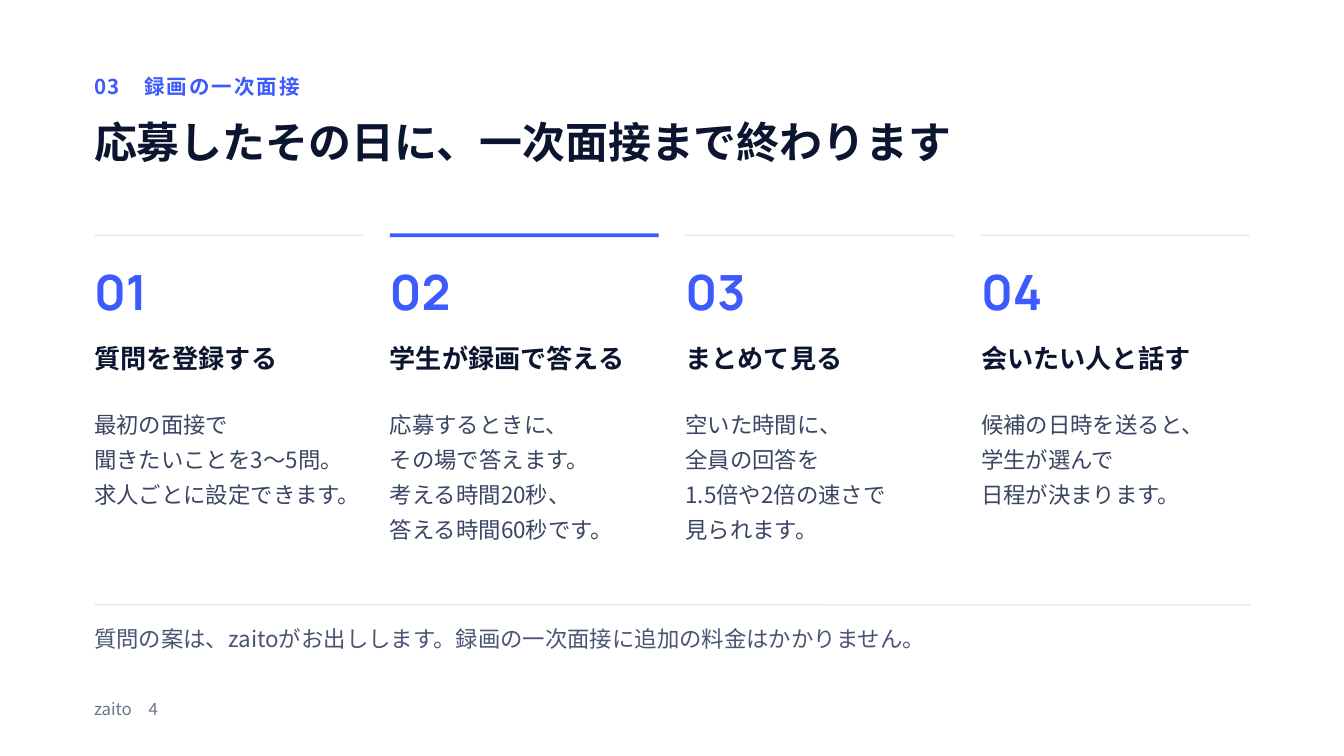
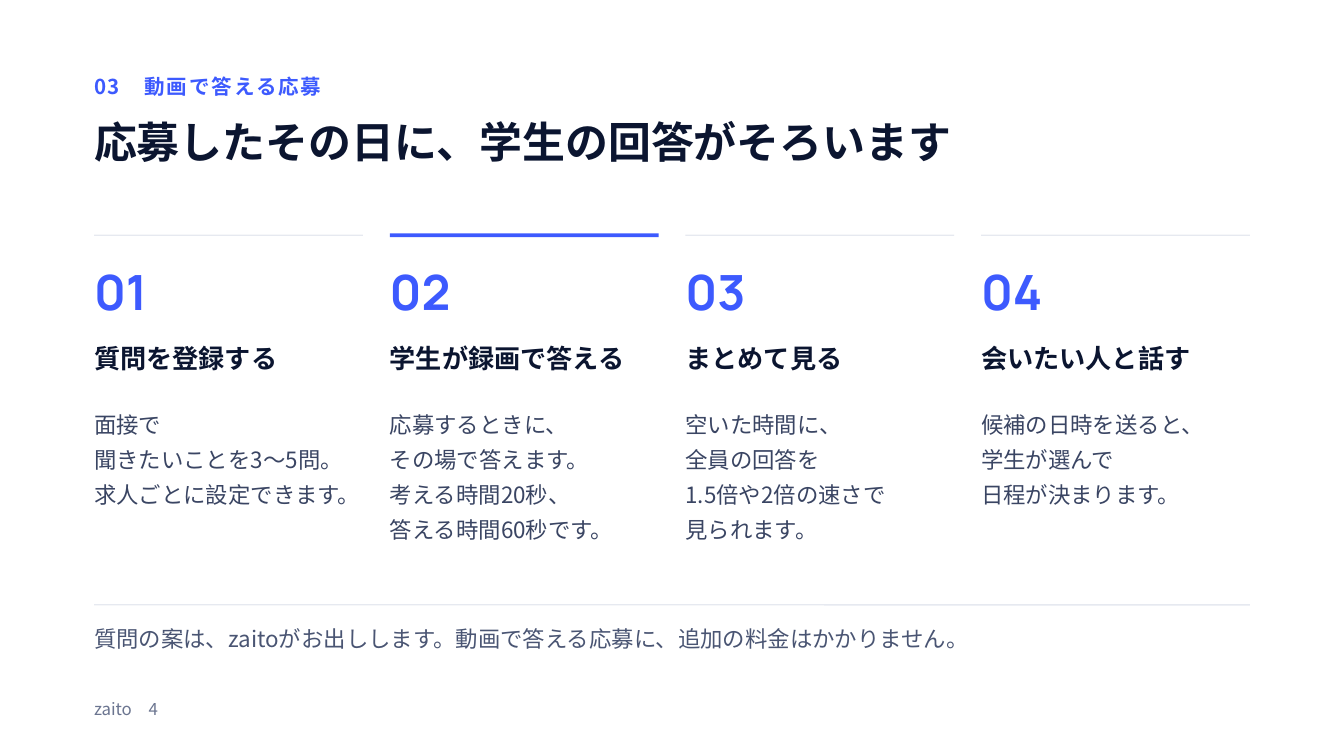
Before and after one commit to okonomidonn/test, a slide deck: slide 4 of sales/zaito_録画面接_営業資料.pptx. Drawn at 1344x756 pixels with LibreOffice and Linux fonts; fonts in the diff are those of the drawing. Boxes give left, top, right and bottom in pixels: in the first picture for what was removed or moved away, otherwise in the second. Text is boxed around its words. In the diff, an @@ line names an element or a change of style, - is before the commit and + after.

```diff
--- a/sales/zaito_録画面接_営業資料.pptx
+++ b/sales/zaito_録画面接_営業資料.pptx
@@ text at (94,76,321,96): text changed @@
-03 録画の一次面接
+03 動画で答える応募
@@ text at (94,121,952,162): text changed @@
-応募したその日に、一次面接まで終わります
+応募したその日に、学生の回答がそろいます
@@ text at (94,414,161,435): text changed @@
-最初の面接で
+面接で
@@ text at (94,628,968,649): text changed @@
-質問の案は、zaitoがお出しします。録画の一次面接に追加の料金はかかりません。
+質問の案は、zaitoがお出しします。動画で答える応募に、追加の料金はかかりません。
```
Also in this commit, not shown: 5 other slides changed, 2 other files.
